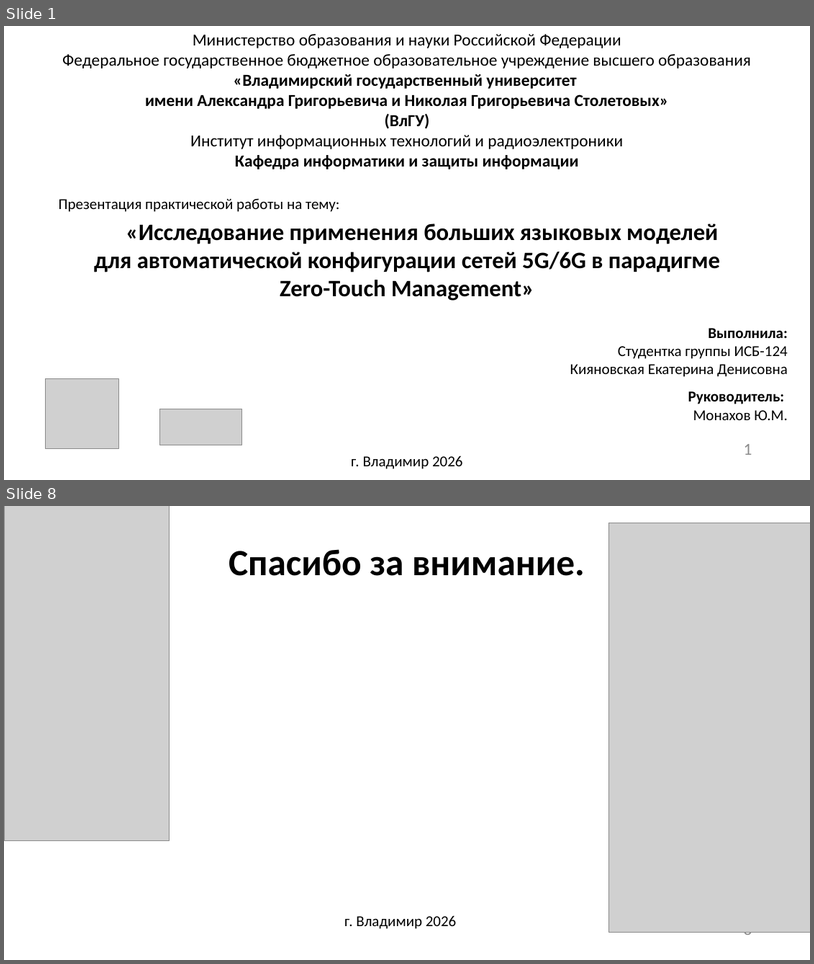
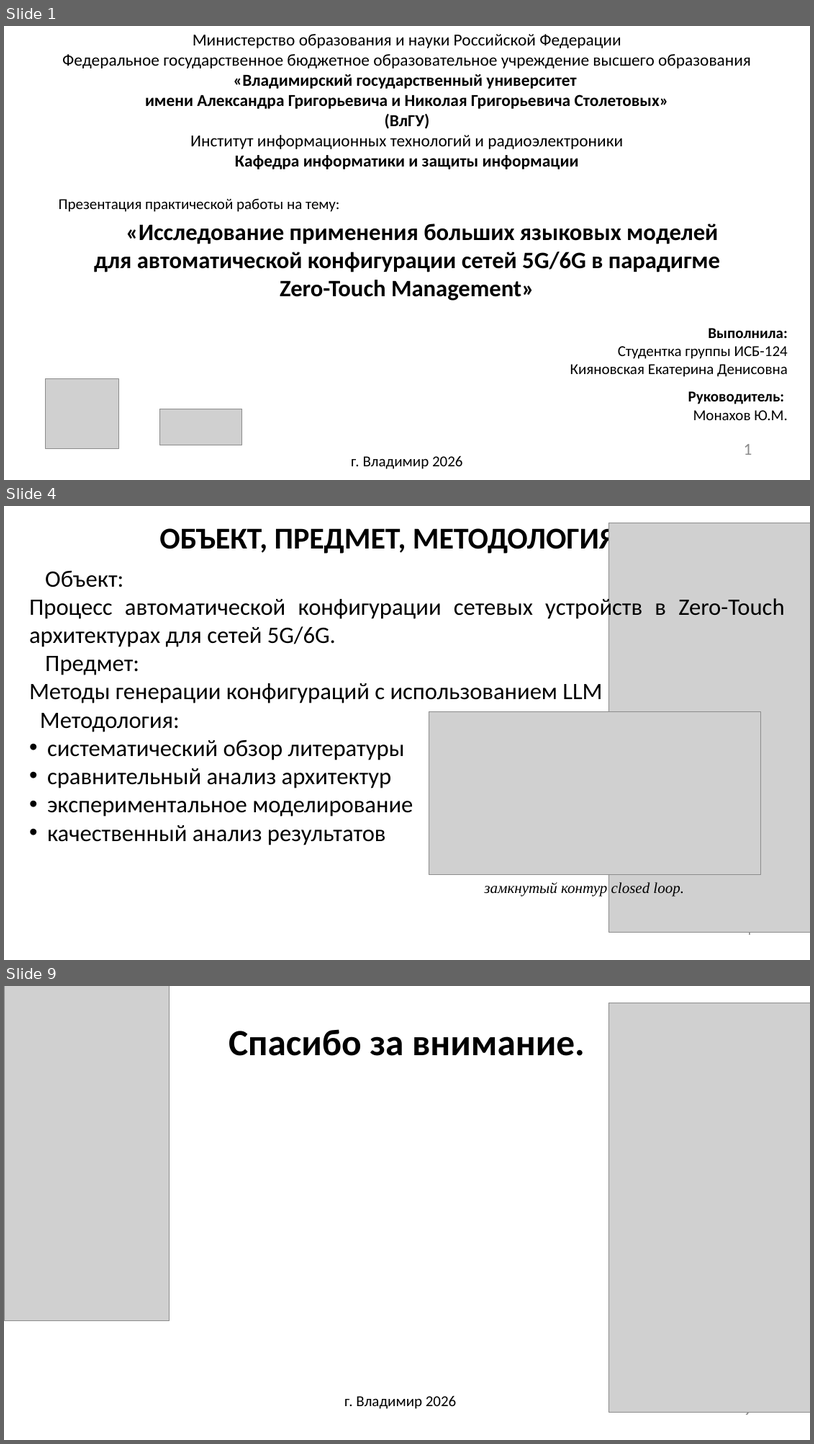
Before and after one commit to Katarsis435/Zero-Touch-Management, a slide deck: презентация.pptx. Shown one above the other, each under a label of ours: slides 1 and 8 before the commit, slides 1, 4 and 9 after it; the slides between them are not shown. The pictures are 814x964 and 814x1444 pixels, drawn with LibreOffice and Linux fonts; fonts in the diff are those of the drawing; grey boxes stand for pictures; background and template pictures are left out. Boxes give left, top, right and bottom in pixels: in the first picture for what was removed or moved away, otherwise in the second. Text is boxed around its words. In the diff, an @@ line names an element or a change of style, - is before the commit and + after.

```diff
--- a/презентация.pptx
+++ b/презентация.pptx
@@ slide 4 added at box(4, 506, 810, 960), background picture (left out) @@
@@ text added at box(160, 524, 617, 556), 36 pt, text #000000, bold @@
+ОБЪЕКТ, ПРЕДМЕТ, МЕТОДОЛОГИЯ
@@ picture added at box(609, 523, 810, 932) @@
@@ text added at box(29, 570, 784, 845), 28 pt, text #000000 @@
+Объект:
+Процесс автоматической конфигурации сетевых устройств в Zero-Touch архитектурах для сетей 5G/6G.
+Предмет:
+Методы генерации конфигураций с использованием LLM
+Методология:
+• систематический обзор литературы
+• сравнительный анализ архитектур
+• экспериментальное моделирование
+• качественный анализ результатов
@@ picture added at box(430, 712, 761, 875) @@
@@ text added at box(484, 882, 684, 896), 18 pt, text #000000, italic @@
+замкнутый контур closed loop.
@@ page number added at box(744, 932, 753, 939), 20 pt, text #8C8C8C @@
+4
@@ what was slide 8 is now slide 9 @@
@@ page number at box(744, 1412, 753, 1419): text changed @@
-8
+9
```
Also in this commit, not shown: 6 other slides added, 6 slides removed.
